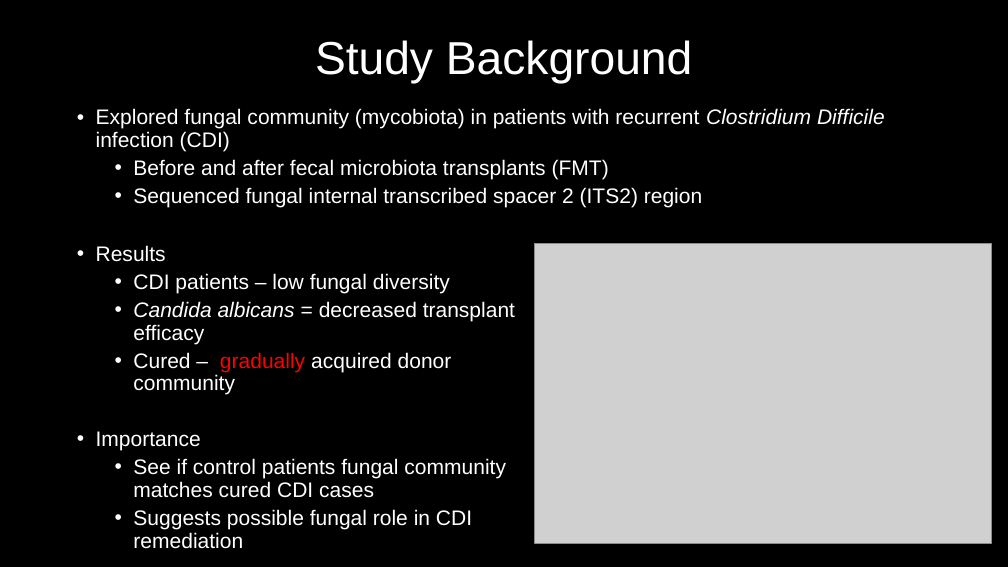
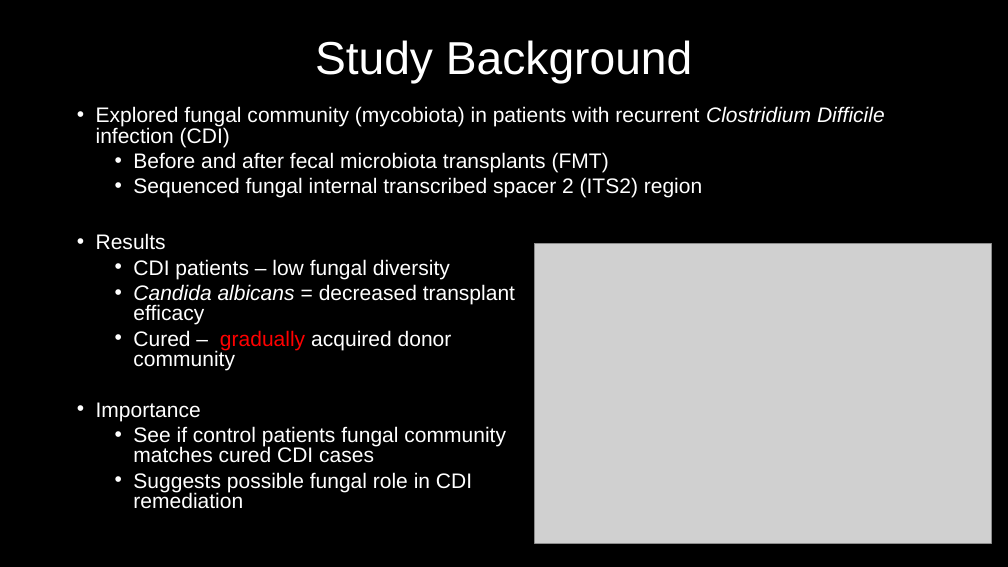
Before and after one commit to MyGitUse/MBIO7160, a slide deck: slide 4 of FinalProject/191128_Presentation_NM.pptx. Drawn at 1008x567 pixels with LibreOffice and Linux fonts; fonts in the diff are those of the drawing; grey boxes stand for pictures. Boxes give left, top, right and bottom in pixels: in the first picture for what was removed or moved away, otherwise in the second. Text is boxed around its words. In the diff, an @@ line names an element or a change of style, - is before the commit and + after.

```diff
--- a/FinalProject/191128_Presentation_NM.pptx
+++ b/FinalProject/191128_Presentation_NM.pptx
@@ text "Explored fungal community (mycobiota) in ..." at [96,106,885,509]: line spacing 0.9 to 0.8 @@
```
Also in this commit, not shown: 40 other slides changed, 3 slides added, 3 slides removed.
